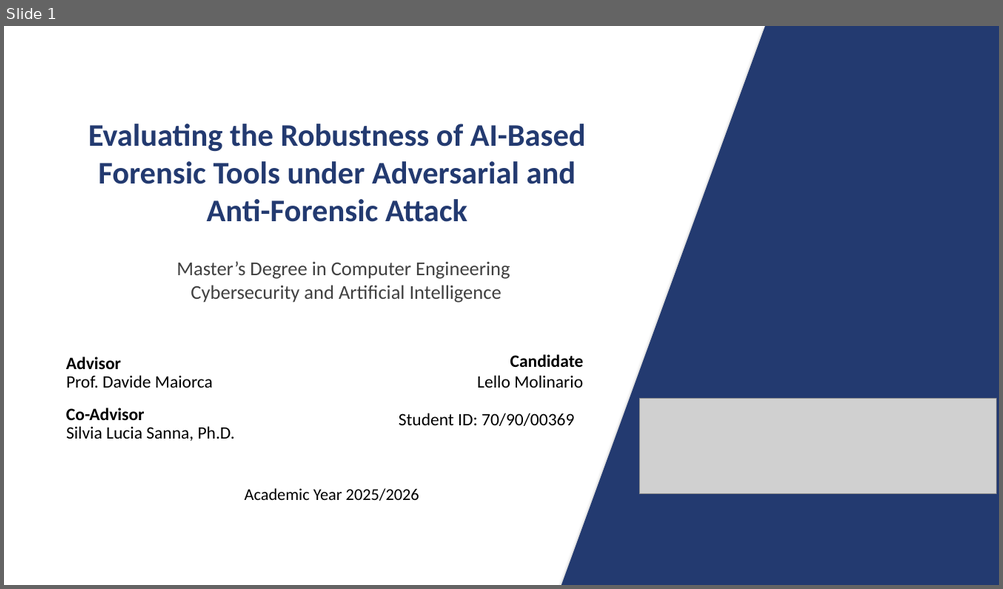
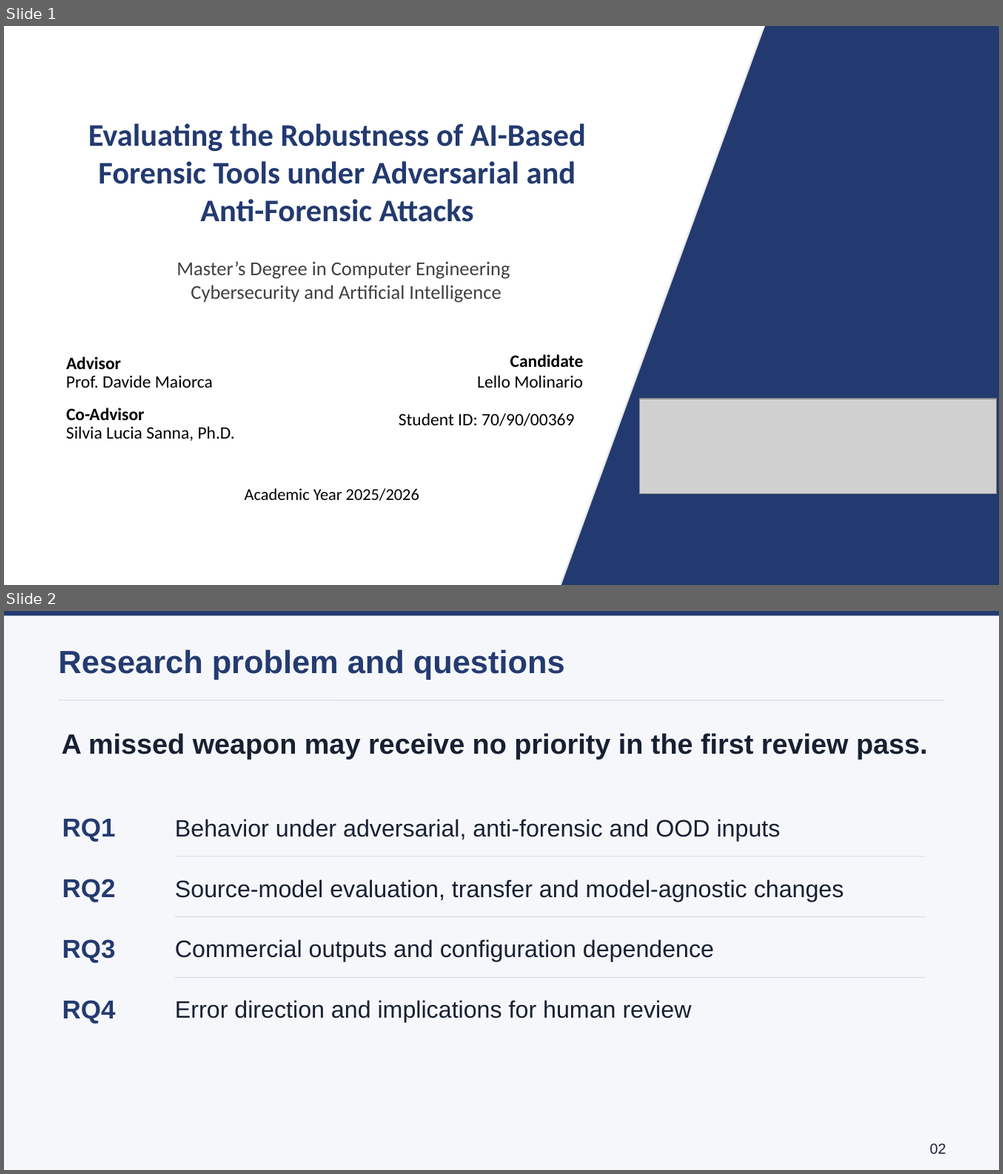
Before and after one commit to lmolinario/Molinario_Thesis_Defense_2026, a slide deck: Molinario_Thesis_Defense_2026.pptx. Shown one above the other, each under a label of ours: slide 1 before the commit, slides 1 and 2 after it. The pictures are 1003x589 and 1003x1174 pixels, drawn with LibreOffice and Linux fonts; fonts in the diff are those of the drawing; grey boxes stand for pictures. Boxes give left, top, right and bottom in pixels: in the first picture for what was removed or moved away, otherwise in the second. Text is boxed around its words. In the diff, an @@ line names an element or a change of style, - is before the commit and + after.

```diff
--- a/Molinario_Thesis_Defense_2026.pptx
+++ b/Molinario_Thesis_Defense_2026.pptx
@@ slide 2 added at (4, 611, 999, 1170), background #F6F7FA @@
@@ rectangle added at (4, 611, 999, 615), fill #243B70 @@
@@ text added at (58, 649, 565, 679), 31 pt, text #243B70, bold @@
+Research problem and questions
@@ line added from (59, 701) to (944, 701), #D7DDE7 0.75 pt @@
@@ text added at (62, 733, 928, 759), 27 pt, text #172033, bold @@
+A missed weapon may receive no priority in the first review pass.
@@ text added at (62, 818, 116, 842), 25 pt, text #243B70, bold @@
+RQ1
@@ text added at (175, 819, 780, 841), 23 pt, text #172033 @@
+Behavior under adversarial, anti-forensic and OOD inputs
@@ line added from (175, 857) to (925, 857), #D7DDE7 0.75 pt @@
@@ text added at (62, 879, 116, 903), 25 pt, text #243B70, bold @@
+RQ2
@@ text added at (175, 880, 844, 902), 23 pt, text #172033 @@
+Source-model evaluation, transfer and model-agnostic changes
@@ line added from (175, 917) to (925, 917), #D7DDE7 0.75 pt @@
@@ text added at (62, 940, 116, 963), 25 pt, text #243B70, bold @@
+RQ3
@@ text added at (175, 940, 714, 963), 23 pt, text #172033 @@
+Commercial outputs and configuration dependence
@@ line added from (175, 978) to (925, 978), #D7DDE7 0.75 pt @@
@@ text added at (62, 1000, 116, 1024), 25 pt, text #243B70, bold @@
+RQ4
@@ text added at (175, 1000, 691, 1023), 23 pt, text #172033 @@
+Error direction and implications for human review
@@ text added at (930, 1144, 946, 1154), 14 pt, text #172033 @@
+02
@@ slide 1 changed as well @@
@@ text at (200, 199, 474, 222): text changed @@
-Anti-Forensic Attack
+Anti-Forensic Attacks
```
Also in this commit, not shown: 1 other slide changed, 17 other slides added, 23 slides removed, 2 other files.
